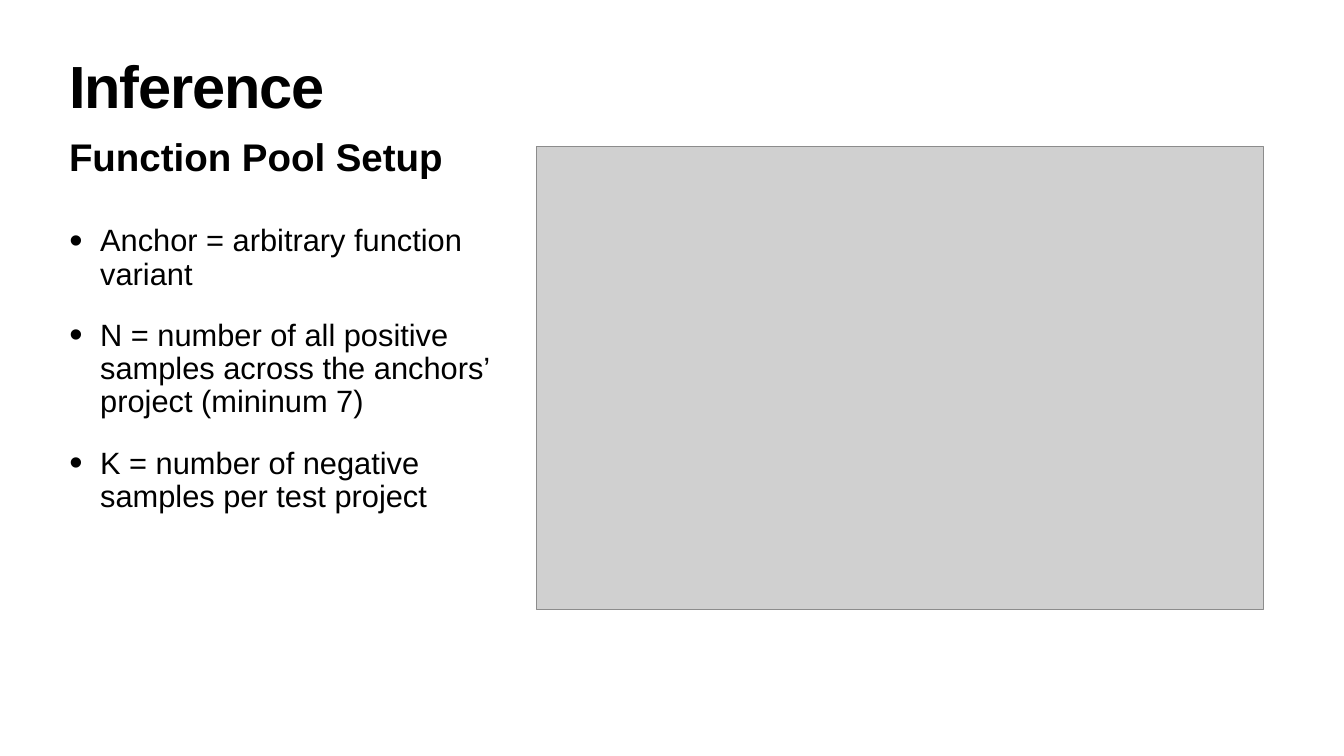
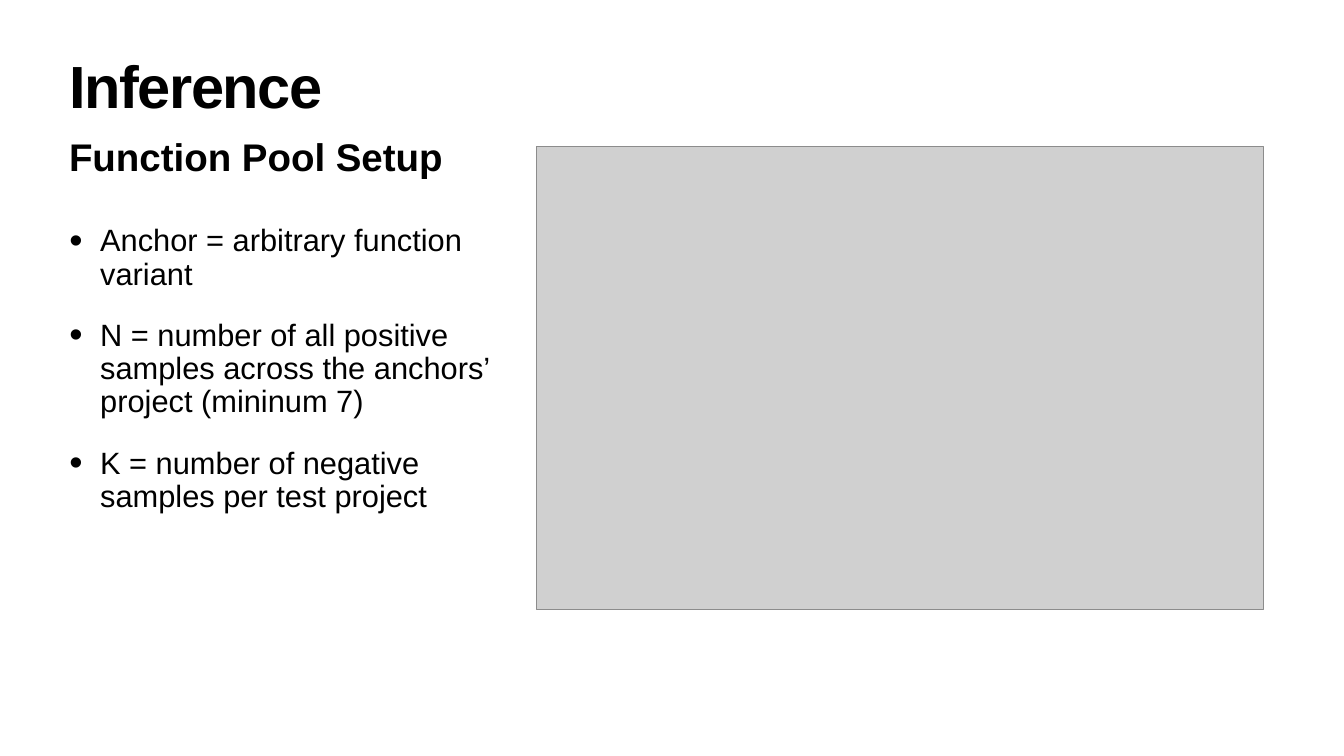
Before and after one commit to julig3ccd/BinAI, a slide deck: slide 9 of presentation/final_presentation.pptx (slide 7 before the commit). Drawn at 1344x756 pixels with LibreOffice and Linux fonts; fonts in the diff are those of the drawing; grey boxes stand for pictures. Boxes give left, top, right and bottom in pixels: in the first picture for what was removed or moved away, otherwise in the second. Text is boxed around its words. In the diff, an @@ line names an element or a change of style, - is before the commit and + after.

```diff
--- a/presentation/final_presentation.pptx
+++ b/presentation/final_presentation.pptx
@@ title "Inference" at bbox=[69, 65, 322, 109]: letter spacing -1.7 to -2 pt @@
```
Also in this commit, not shown: 4 other slides changed, 3 slides added, 1 slide removed.
